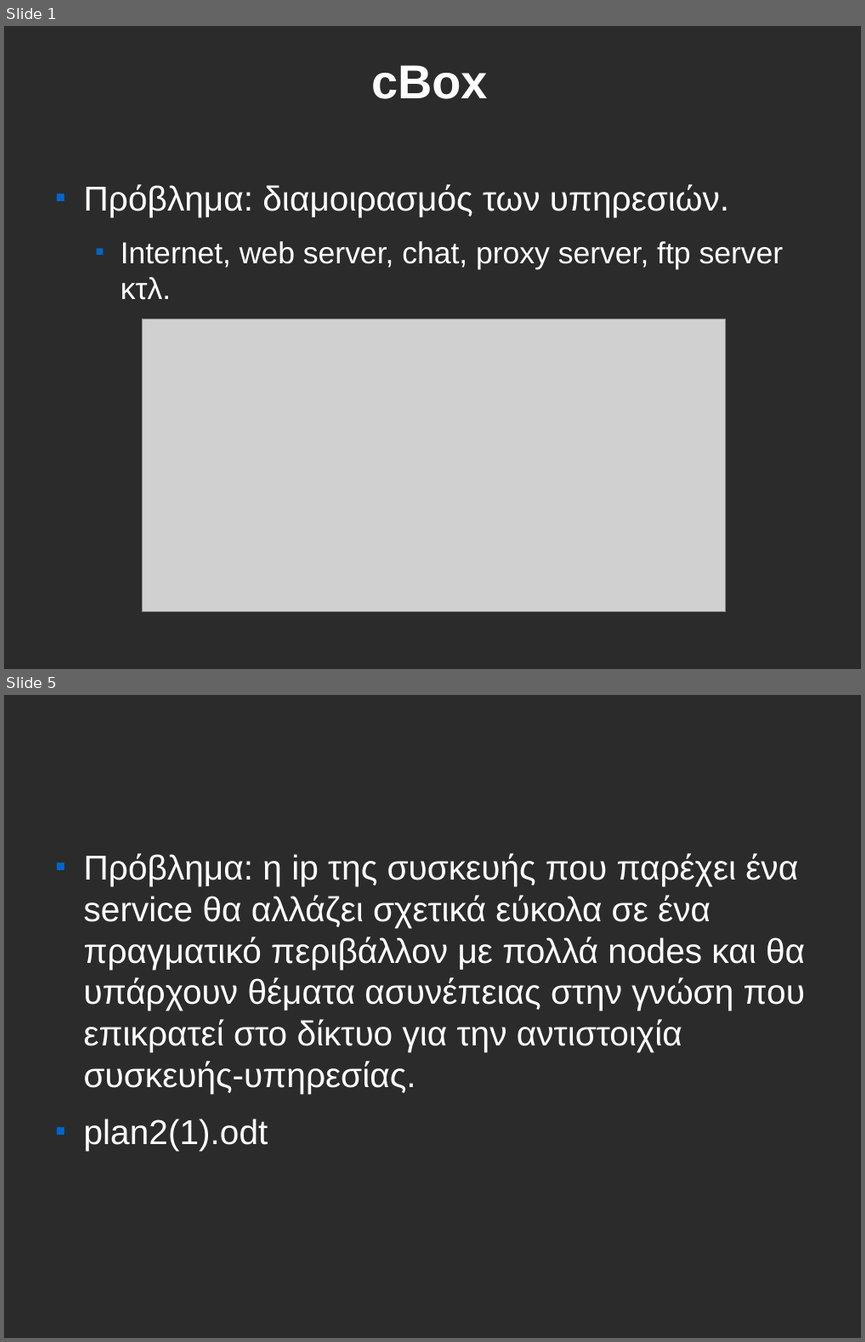
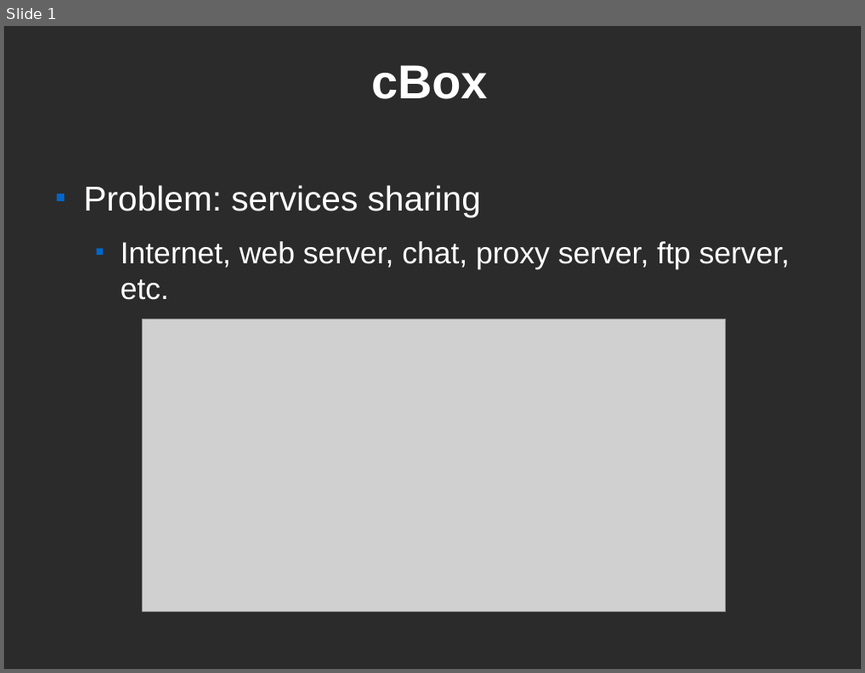
Before and after one commit to CEID-DS/cbox, a slide deck: doc/fosscomm/ZeroConf.odp. Shown one above the other, each under a label of ours: slides 1 and 5 before the commit, slide 1 after it; the slides between them are not shown. The pictures are 865x1342 and 865x673 pixels, drawn with LibreOffice and Linux fonts; fonts in the diff are those of the drawing; grey boxes stand for pictures; background and template pictures are left out; a plain dark background stands for a picture behind light text. Boxes give left, top, right and bottom in pixels: in the first picture for what was removed or moved away, otherwise in the second. Text is boxed around its words. In the diff, an @@ line names an element or a change of style, - is before the commit and + after.

```diff
--- a/doc/fosscomm/ZeroConf.odp
+++ b/doc/fosscomm/ZeroConf.odp
@@ slide 5 removed at [4,695,861,1338], background picture (left out) @@
@@ text removed at [84,853,805,1150] @@
-■ Πρόβλημα: η ip της συσκευής που παρέχει ένα service θα αλλάζει σχετικά εύκολα σε ένα πραγματικό περιβάλλον με πολλά nodes και θα υπάρχουν θέματα ασυνέπειας στην γνώση που επικρατεί στο δίκτυο για την αντιστοιχία συσκευής-υπηρεσίας.
-■ plan2(1).odt
@@ slide 1 changed as well @@
@@ text at [84,185,790,300]: text changed @@
-■ Πρόβλημα: διαμοιρασμός των υπηρεσιών.
-  ■ Internet, web server, chat, proxy server, ftp server κτλ.
+■ Problem: services sharing
+  ■ Internet, web server, chat, proxy server, ftp server, etc.
```
Also in this commit, not shown: 10 slides added, 8 other slides removed, 1 other file.
